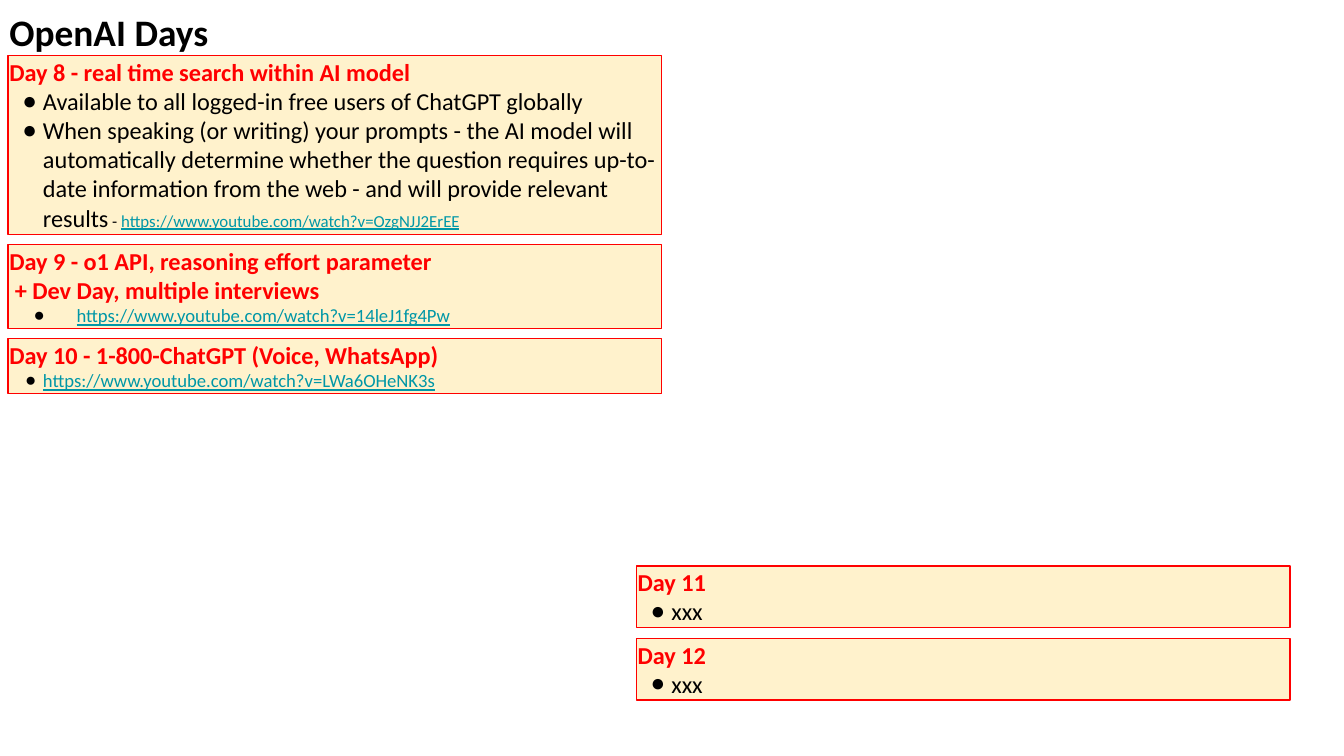
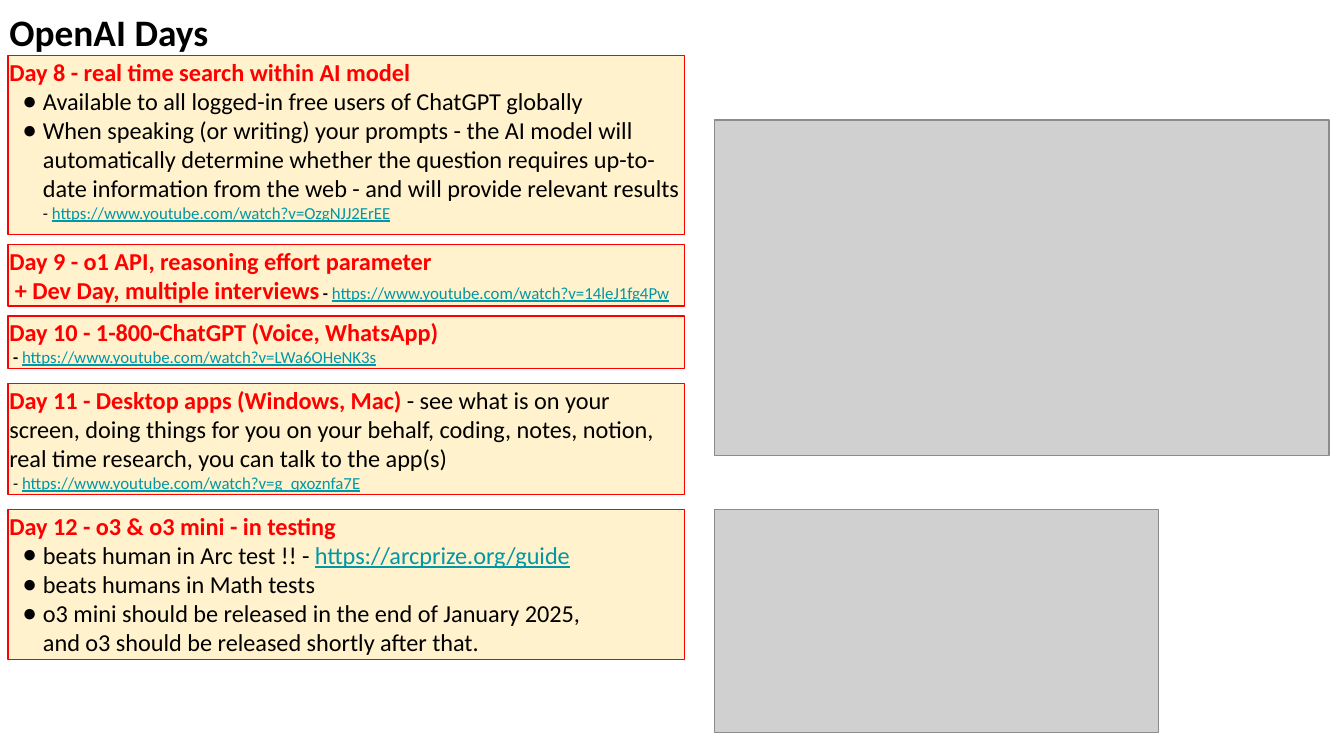
Before and after one commit to lselector/seminar, a slide deck: slide 4 of 2024/2024-12-20-AI-Updates.pptx (slide 5 before the commit). Drawn at 1344x756 pixels with LibreOffice and Linux fonts; fonts in the diff are those of the drawing; grey boxes stand for pictures. Boxes give left, top, right and bottom in pixels: in the first picture for what was removed or moved away, otherwise in the second. Text is boxed around its words. In the diff, an @@ line names an element or a change of style, - is before the commit and + after.

```diff
--- a/2024/2024-12-20-AI-Updates.pptx
+++ b/2024/2024-12-20-AI-Updates.pptx
@@ rectangle "Day 8 - real time ...": place and size @@
-rectangle "Day 8 - real time ..." at (8,55,661,234)
+rectangle "Day 8 - real time ..." at (8,55,684,234)
@@ picture added at (715,120,1329,456) @@
@@ rectangle "Day 9 - o1 API, ...": place and size @@
-rectangle "Day 9 - o1 API, ..." at (8,245,661,329)
+rectangle "Day 9 - o1 API, ..." at (8,245,684,306)
@@ text in rectangle at (32,282,669,303): text changed; size 10 to 9 pt @@
-+ Dev Day, multiple interviews
-● https://www.youtube.com/watch?v=14leJ1fg4Pw
++ Dev Day, multiple interviews - https://www.youtube.com/watch?v=14leJ1fg4Pw
@@ rectangle "Day 10 - 1-800-ChatGPT (Voice, ...": place and size @@
-rectangle "Day 10 - 1-800-ChatGPT (Voice, ..." at (8,339,661,394)
+rectangle "Day 10 - 1-800-ChatGPT (Voice, ..." at (8,316,684,368)
@@ text in rectangle at (22,351,376,366): text changed; size 10 to 9 pt @@
-● https://www.youtube.com/watch?v=LWa6OHeNK3s
+- https://www.youtube.com/watch?v=LWa6OHeNK3s
@@ rectangle added at (8,383,684,495), fill #FFF2CC, outline #FF0000 0.75 pt, 13 pt, text #000000 @@
+Day 11 - Desktop apps (Windows, Mac) - see what is on your screen, doing things for you on your behalf, coding, notes, notion, real time research, you can talk to the app(s)
+- https://www.youtube.com/watch?v=g_qxoznfa7E
@@ rectangle added at (8,509,684,659), fill #FFF2CC, outline #FF0000 0.75 pt, 13 pt, text #000000 @@
+Day 12 - o3 & o3 mini - in testing
+● beats human in Arc test !! - https://arcprize.org/guide
+● beats humans in Math tests
+● o3 mini should be released in the end of January 2025,
+  and o3 should be released shortly after that.
@@ picture added at (715,509,1159,732) @@
@@ rectangle removed at (637,566,1290,628) @@
-Day 11
-● xxx
@@ rectangle removed at (637,638,1290,700) @@
-Day 12
-● xxx
```
Also in this commit, not shown: 9 other slides changed, 4 slides added.
